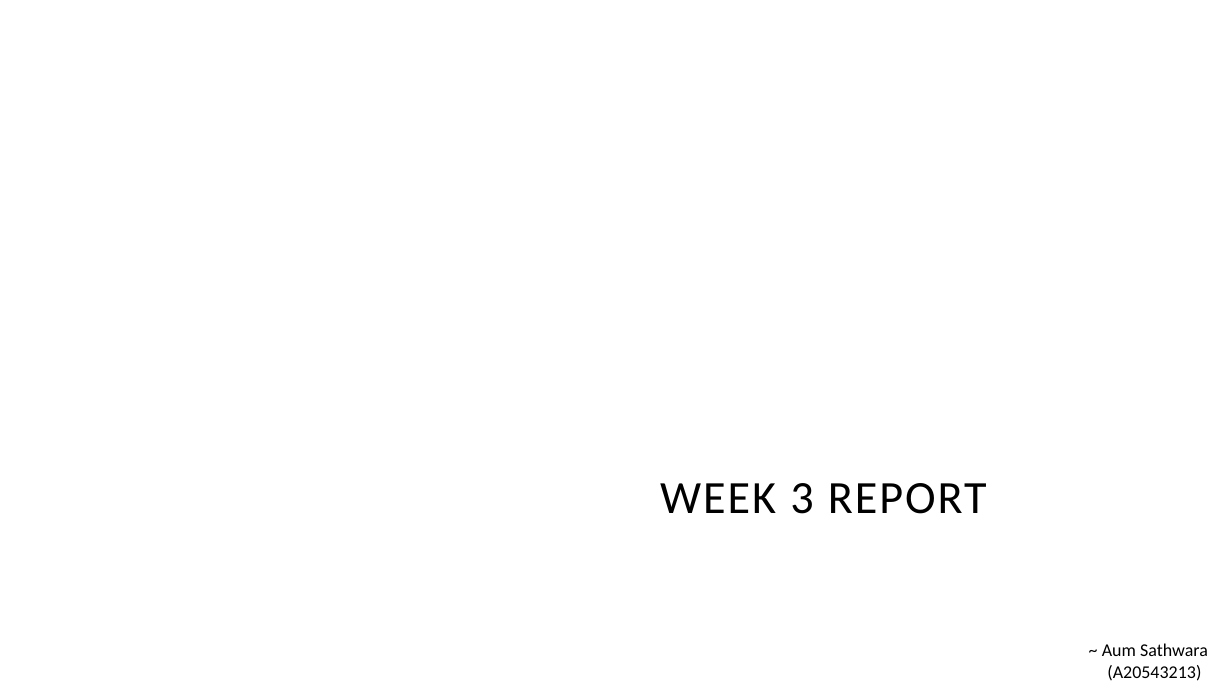
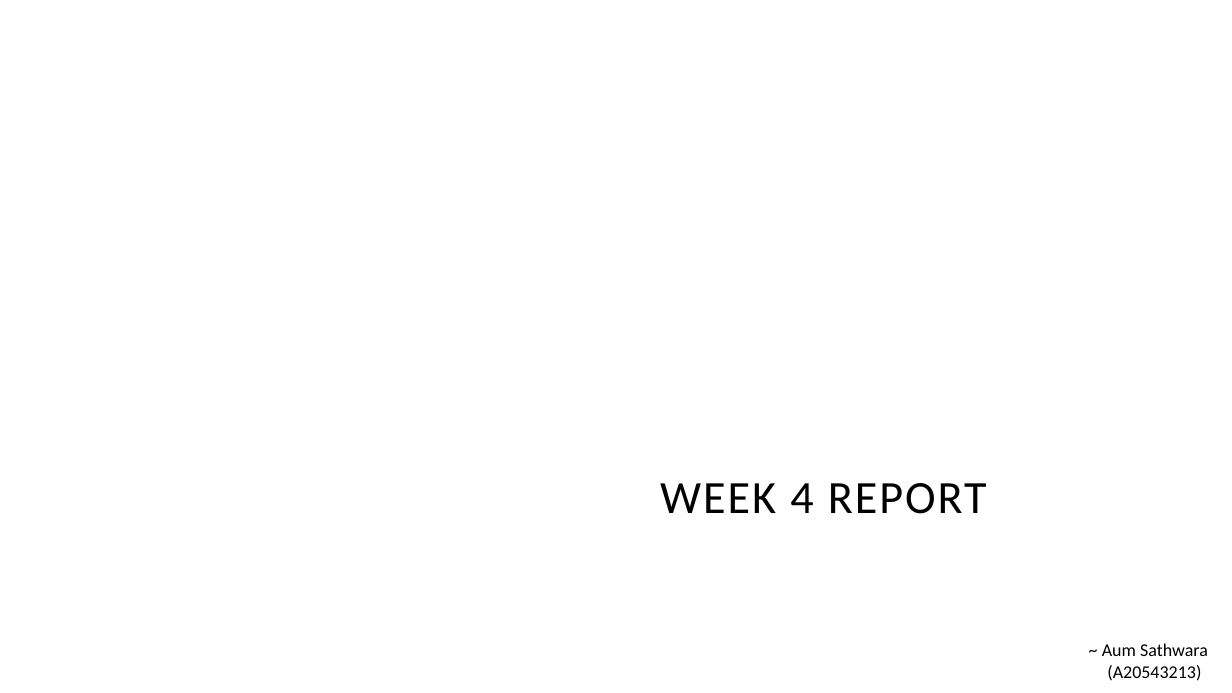
Before and after one commit to aumsathwara/GRC_Aum, a slide deck: slide 1 of Reports/Week 4 Report.pptx. Drawn at 1232x693 pixels with LibreOffice and Linux fonts; fonts in the diff are those of the drawing; background and template pictures are left out. Boxes give left, top, right and bottom in pixels: in the first picture for what was removed or moved away, otherwise in the second. Text is boxed around its words. In the diff, an @@ line names an element or a change of style, - is before the commit and + after.

```diff
--- a/Reports/Week 4 Report.pptx
+++ b/Reports/Week 4 Report.pptx
@@ title at [660,483,987,514]: text changed @@
-WEEK 3 REPORT
+WEEK 4 REPORT
```
Also in this commit, not shown: 3 other files.
